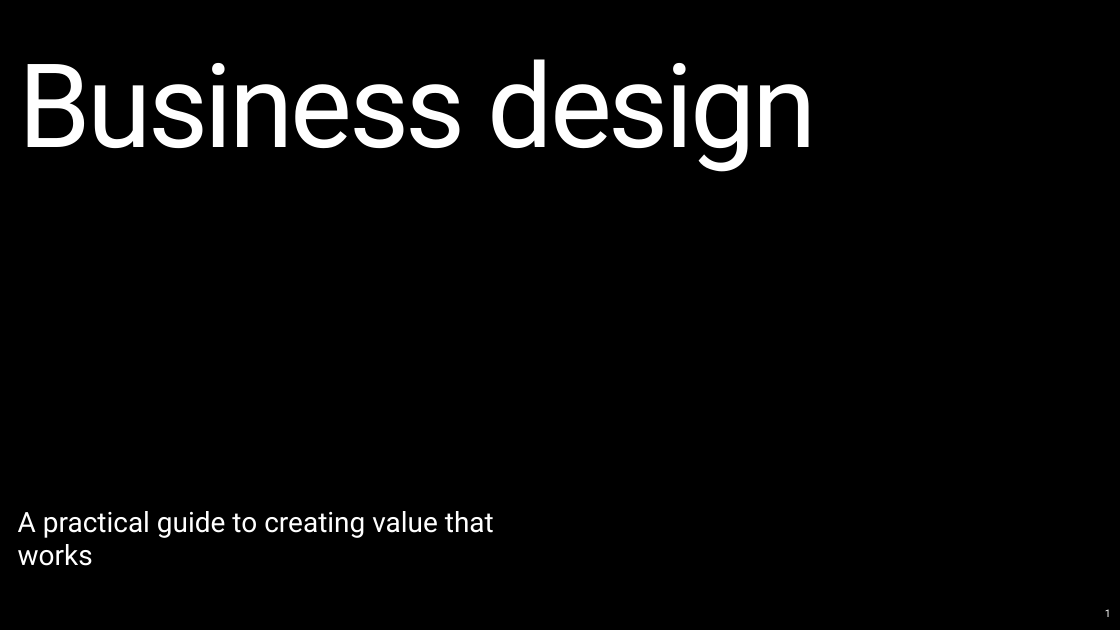
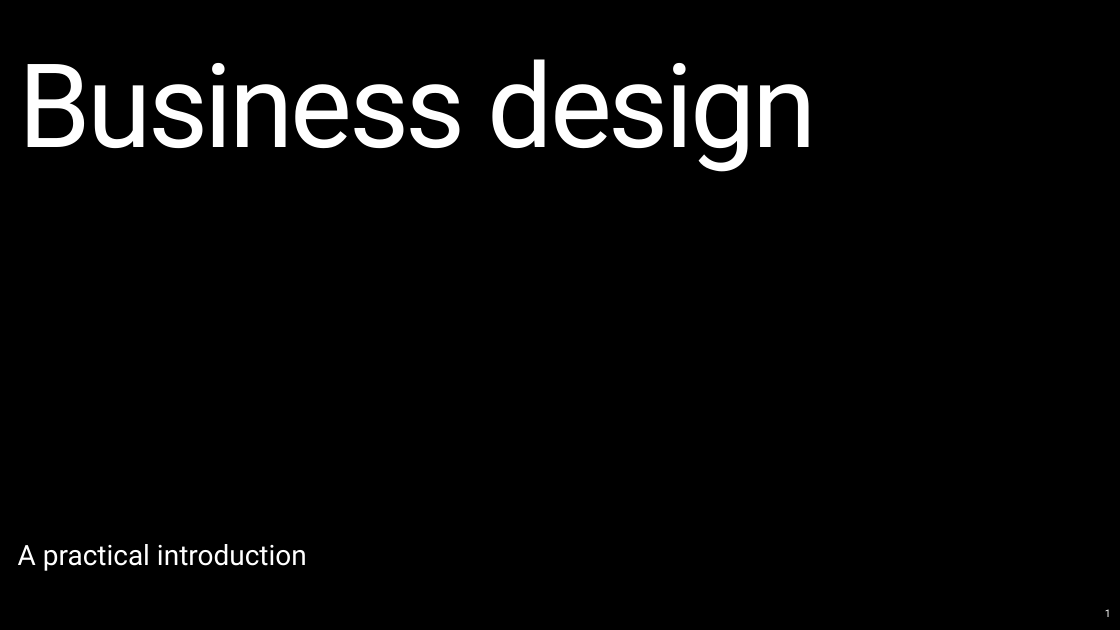
Before and after one commit to helenvanbaal/playground, a slide deck: slide 1 of outputs/business-design.pptx. Drawn at 1120x630 pixels with LibreOffice and Linux fonts; fonts in the diff are those of the drawing; background and template pictures are left out. Boxes give left, top, right and bottom in pixels: in the first picture for what was removed or moved away, otherwise in the second. Text is boxed around its words. In the diff, an @@ line names an element or a change of style, - is before the commit and + after.

```diff
--- a/outputs/business-design.pptx
+++ b/outputs/business-design.pptx
@@ text at <box>18,544,307,571</box>: text changed @@
-A practical guide to creating value that works
+A practical introduction
```
Also in this commit, not shown: 1 other file.
